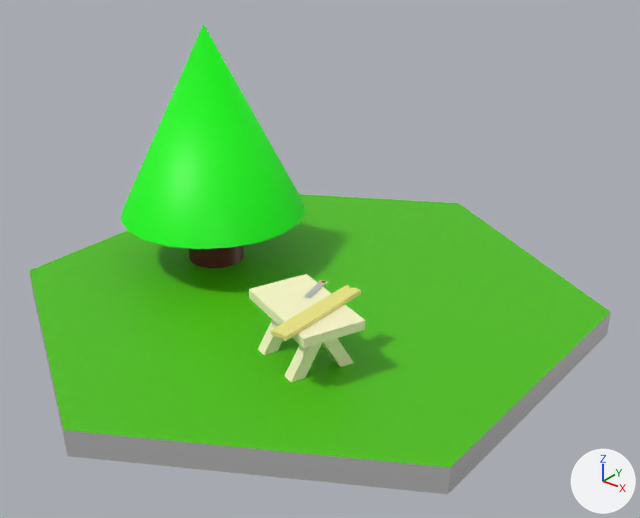
One commit to the FBX model HAVEN/Assets/Models/LumberMill.fbx: the scene before it, then after it.
Before and after are seen from a camera (50 mm lens) standing at (0.852, -1.03, 0.727) and looking at (0.049, -0.026, 0.105). Arrows for +X, +Y and +Z are at lower right; the lights stay in place. Where no turn or scale is listed for an object, it has been applied to the vertices.
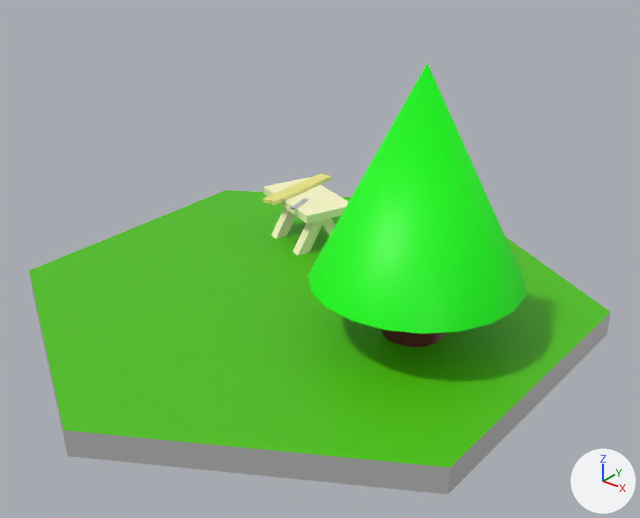
ob_wood_mill is not drawn itself; it is the parent of ob_tree, ob_table, ob_saw, ob_base, ob_wood.

Where the newer file only moved an object's origin or applied its transform, the numbers keep the older frame.

What changed in the scene script:
```text
Change ob_wood_mill:
    ob_wood_mill.rotation_euler: (1.571, 0.0, 0.0) -> (1.571, 0.0, -3.142)  # degrees (90, 0, 0) -> degrees (90, 0, -180)
```

Pixel boxes (x1, y1, x2, y2) of what changed, in the pictures (640 x 518 px):
'Base', turned: before (29, 194, 611, 494); after (29, 190, 611, 494)
'pCone1', turned: before (121, 24, 305, 249); after (308, 63, 525, 334)
'pCube7', turned: before (249, 274, 365, 348); after (264, 177, 348, 223)
'Wood', turned: before (271, 285, 361, 341); after (263, 173, 331, 205)
'pCylinder7', turned: before (189, 245, 244, 268); after (381, 329, 445, 347)
'pCube6', turned: before (322, 338, 354, 367); after (271, 208, 296, 239)
'pCube5', turned (not visible afterwards): before (284, 343, 322, 382)
'pCube1', turned: before (258, 320, 283, 355); after (321, 218, 335, 238)
'pCube4', turned (not visible before): after (293, 219, 325, 256)
'Blade', turned: before (305, 282, 324, 298); after (293, 198, 308, 208)
